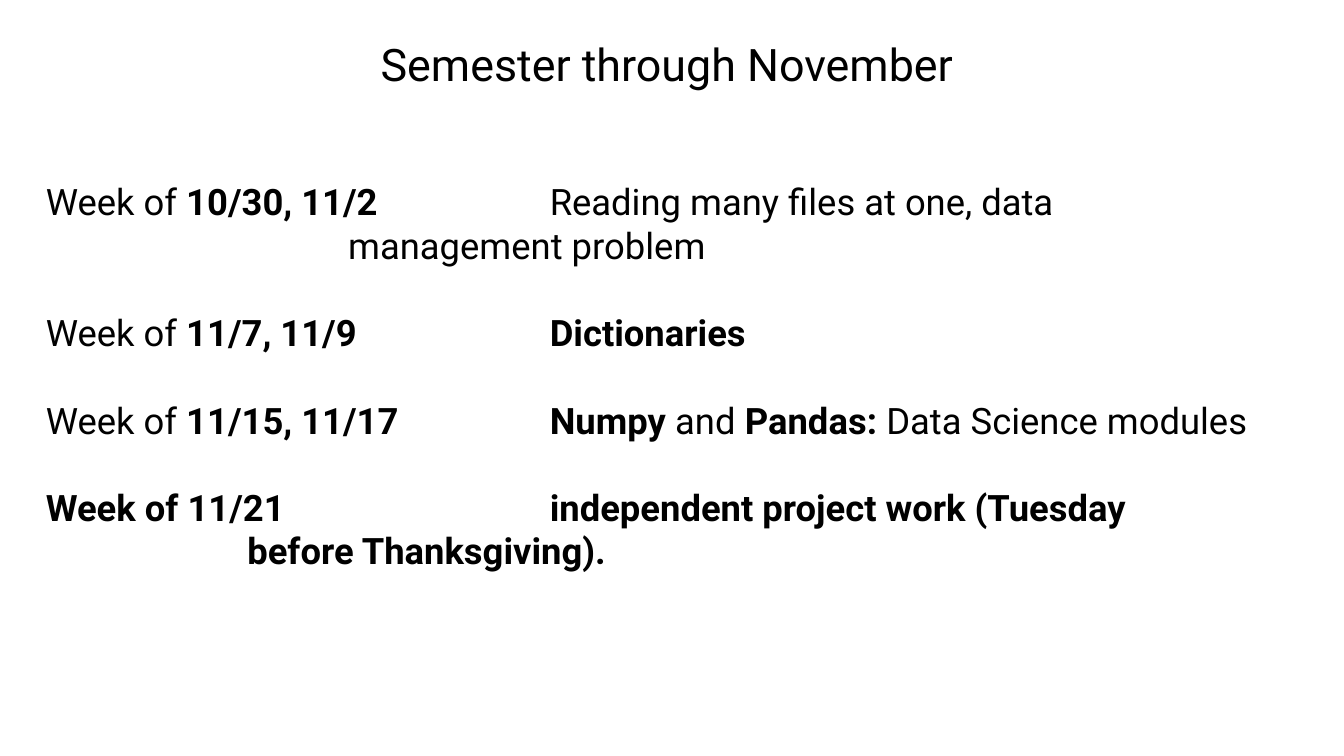
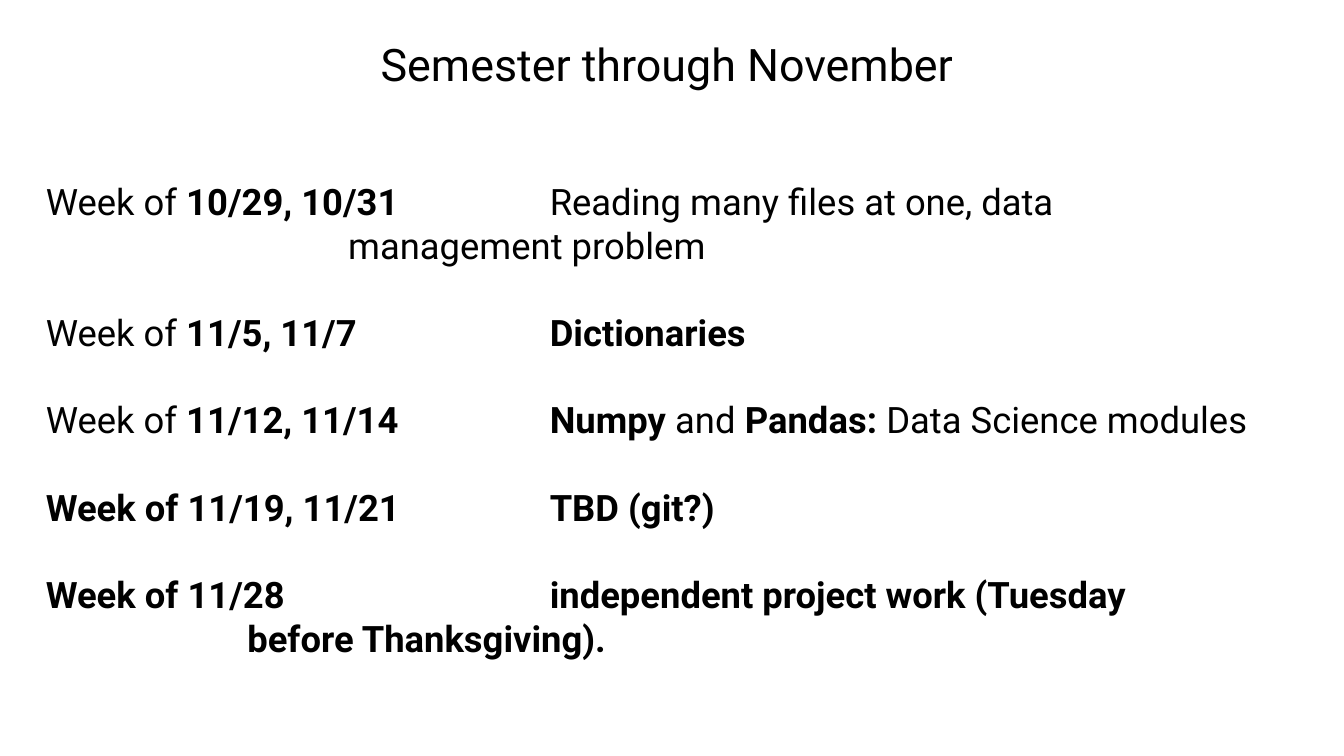
Before and after one commit to tparchman/F24_BIOL792, a slide deck: slide 19 of week10_python5/week10_python5.pptx (slide 18 before the commit). Drawn at 1344x756 pixels with LibreOffice and Linux fonts; fonts in the diff are those of the drawing. Boxes give left, top, right and bottom in pixels: in the first picture for what was removed or moved away, otherwise in the second. Text is boxed around its words. In the diff, an @@ line names an element or a change of style, - is before the commit and + after.

```diff
--- a/week10_python5/week10_python5.pptx
+++ b/week10_python5/week10_python5.pptx
@@ text at <box>46,187,1247,660</box>: text changed @@
-Week of 10/30, 11/2 Reading many files at one, data management problem
-Week of 11/7, 11/9 Dictionaries
-Week of 11/15, 11/17 Numpy and Pandas: Data Science modules
-Week of 11/21 independent project work (Tuesday before Thanksgiving).
+Week of 10/29, 10/31 Reading many files at one, data management problem
+Week of 11/5, 11/7 Dictionaries
+Week of 11/12, 11/14 Numpy and Pandas: Data Science modules
+Week of 11/19, 11/21 TBD (git?)
+Week of 11/28 independent project work (Tuesday before Thanksgiving).
```
Also in this commit, not shown: 1 slide added, 4 other files.
